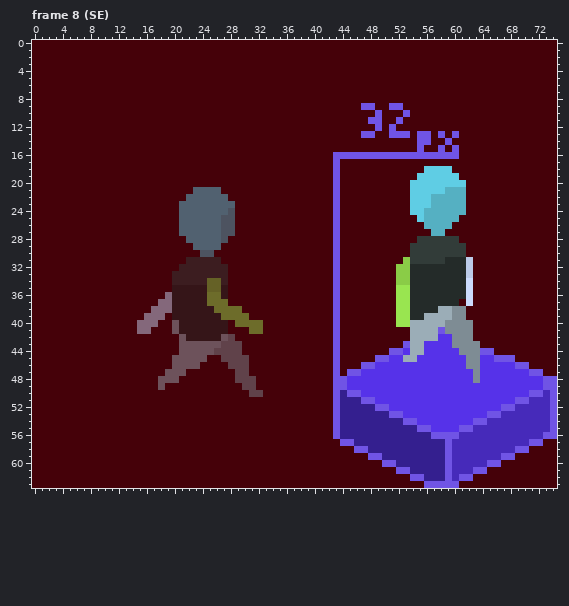
Pixel-art file: Dibujo/Aseprite/Practicando/Personaje_Caminando.aseprite. Above, as it was before the edit.
75x64 pixels, 48 frames. Colours within 5 levels of each other are drawn and written as one. Shown: frame 8 (SE). The commit also changed other frames, which this record leaves out.
Now the later version:
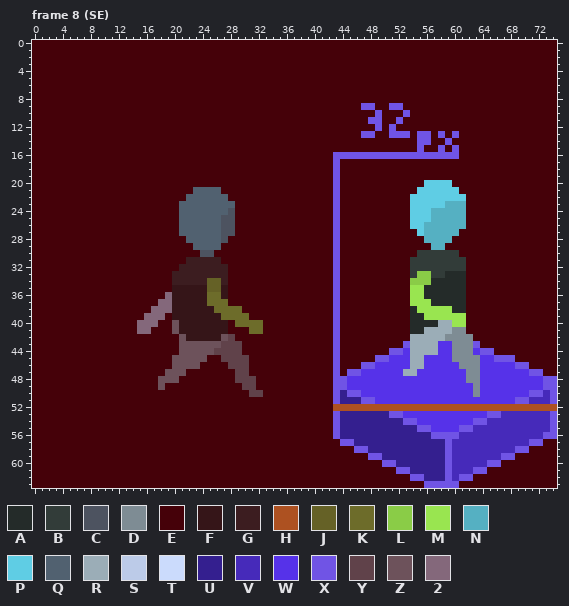
Palette (. is transparent): A #242b29  B #323c39  C #4d5360  D #7e8c94  E #450109  F #351518  G #3c1d20  H #ad5121  J #656126  K #6d6c2a  L #8acc47  M #99e550  N #55b0c2  P #5fcde4  Q #516170  R #9badb7  S #bccbe8  T #cbdbfc  U #341f8f  V #462aba  W #5632e9  X #7054e5  Y #60424a  Z #6d525b  2 #84687b
Diff:
layer "Suelo" now shown
Frame 8 (SE):
Colour A replaces colour D in row 38 at x 60 to 61.
Colour A replaces colour E in row 37 at x 61.
Colour A replaces colour R in row 40 at x 54 to 57; in row 41 at x 54 to 55.
Colour B replaces colour A in row 31 at x 59 to 61; in row 32 at x 54 to 61; in row 33 at x 54 and 57 to 58.
Colour D replaces colour W in row 42 at x 59; in row 44 at x 60; in row 45 at x 60 to 61; in row 46 at x 61; in rows 47 to 48 at x 62; in rows 49 to 50 at x 63.
Colour E replaces colour B in row 28 at x 55 and 60; in row 29 at x 54 to 56 and 59 to 61; in row 30 at x 54 and 61.
Colour E replaces colour D in rows 40 to 41 at x 62.
Colour E replaces colour L in row 31 at x 53; in rows 32 to 34 at x 52 to 53.
Colour E replaces colour M in rows 35 to 40 at x 52 to 53.
Colour E replaces colour N in row 21 at x 61.
Colour E replaces colour P in row 18 at x 56 to 59; in row 19 at x 55 to 60; in row 20 at x 54 to 55 and 60 to 61; in row 21 at x 54.
Colour E replaces colour S in rows 31 to 33 at x 62.
Colour E replaces colour T in rows 34 to 37 at x 62.
Colour H replaces colour U in row 52 at x 44 to 48.
Colour H replaces colour V in row 52 at x 69 to 73.
Colour H replaces colour W in row 52 at x 51 to 66.
Colour H replaces colour X in row 52 at x 43, 49 to 50, 67 to 68 and 74.
Colour L replaces colour A in row 33 at x 55 to 56; in row 34 at x 54 to 56.
Colour M replaces colour A in rows 35 to 36 at x 54 to 55; in row 37 at x 54 to 56; in row 38 at x 55 to 57.
Colour M replaces colour D in rows 39 to 40 at x 60 to 61.
Colour M replaces colour R in row 38 at x 58 to 59; in row 39 at x 56 to 59.
Colour N replaces colour B in row 28 at x 56 to 59; in row 29 at x 57 to 58.
Colour N replaces colour E in row 25 at x 61; in row 26 at x 60 to 61; in row 27 at x 56 and 59 to 60.
Colour P replaces colour E in row 25 at x 54; in row 26 at x 54 to 55; in row 27 at x 55.
Colour P replaces colour N in row 21 at x 59 to 60; in row 22 at x 57 to 61; in row 23 at x 57 to 58; in rows 24 to 25 at x 56.
Colour R replaces colour D in rows 40 to 41 at x 59.
Colour R replaces colour W in row 42 at x 58; in rows 43 to 44 at x 56 to 57; in row 45 at x 55; in row 46 at x 54 to 55; in row 47 at x 53 to 54.
Colour R replaces colour X in row 41 at x 58.
Colour W replaces colour D in row 44 at x 63.
Colour W replaces colour R in row 45 at x 53.
Colour X replaces colour D in row 43 at x 63.
Changed places in both pictures, as pixel boxes (x1, y1, x2, y2):
changed: (333, 166, 557, 411)
